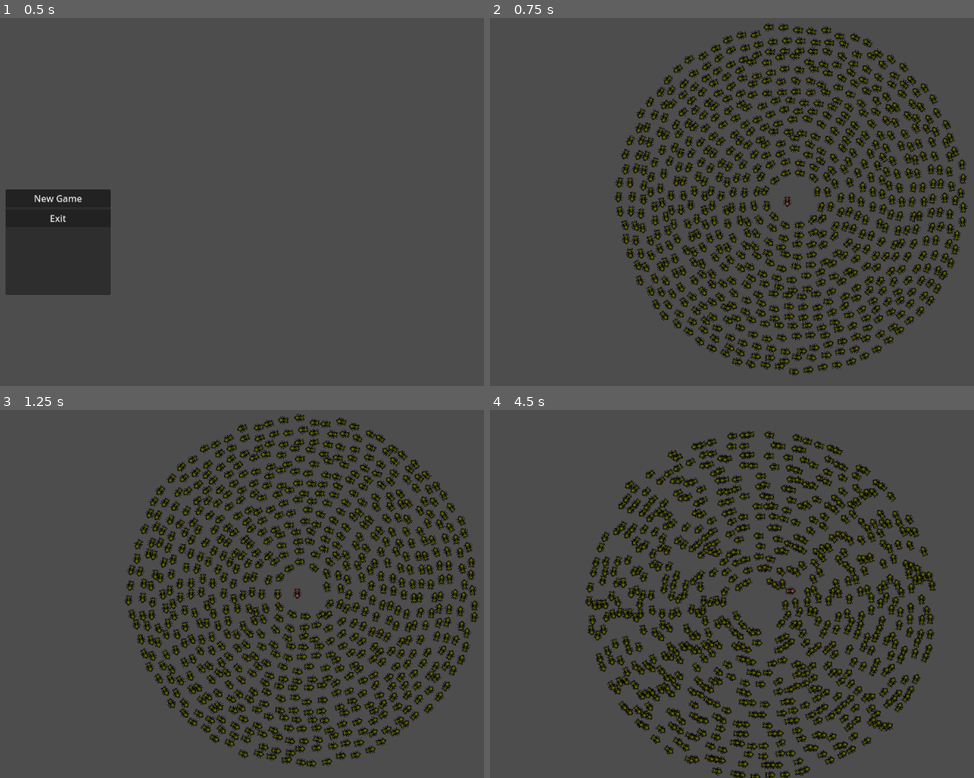
Above: before the commit, frames 1-4 (two rows, left to right).
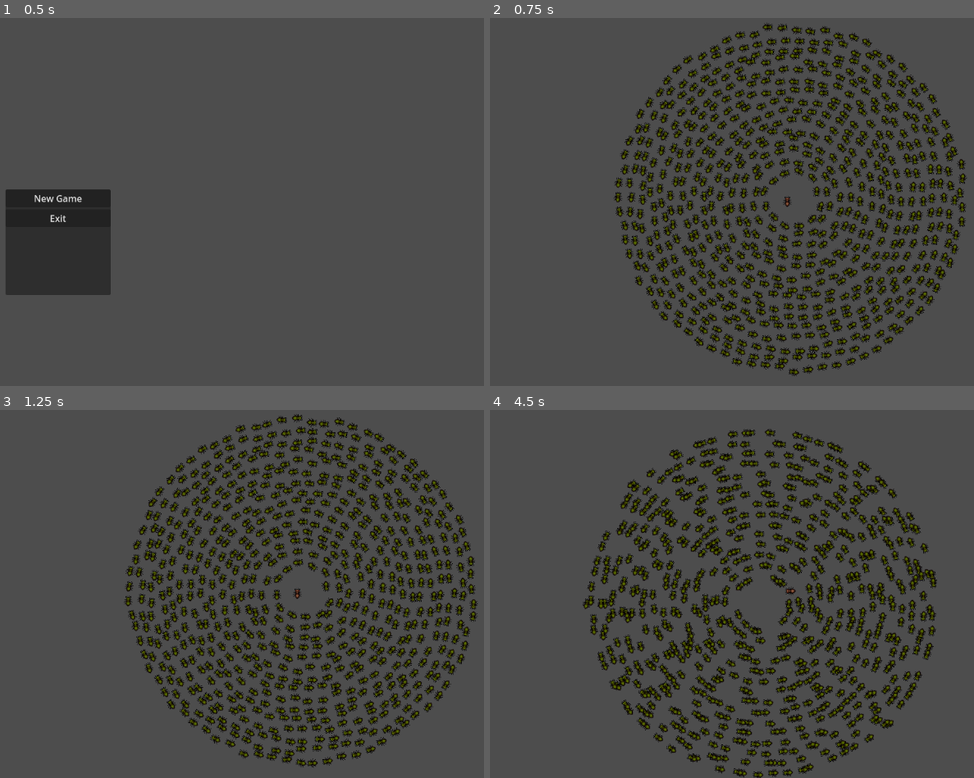
Above: after the commit, the same moments.

Repository: olferuk/gmtk-gamejam-2025
Game: Godot game, scene res://scenes/menus/main_menu.tscn
Same seed, same stepped clock (60 frames per second), same inputs: the game is played once before the commit and once after it.
Inputs:
- Up to frame 1 (0.5 s): no input
- Up to frame 2 (0.75 s): click "New Game" at 0.5 s
- Up to frame 3 (1.25 s): no input
- Up to frame 4 (4.5 s): hold Right (ui_right) 1.28-2.03 s; hold Down (ui_down) 2.03-2.78 s; hold Right (ui_right) 2.78-3.53 s; hold Up (ui_up) 3.53-4.28 s; hold Left (ui_left) from 4.28 s (still down)

Frame 1 is identical in both runs. In frame 2, 13% of the frame differs, in the area x 25-99%, y 1-98%; in frame 3, 16%; in frame 4, 21%, in the area x 19-93%, y 5-100%.

Commit message:
normalize enemies velocity to prevent  body shooting on collisions

Diff:
--- a/scenes/game_objects/enemy.tscn
+++ b/scenes/game_objects/enemy.tscn
@@ -52,8 +52,7 @@
 }]
 
 [sub_resource type="CapsuleShape2D" id="CapsuleShape2D_h21u6"]
-radius = 14.0
-height = 56.0
+height = 40.0
 
 [node name="Enemy" type="CharacterBody2D"]
 script = ExtResource("2_enemy_script")
--- a/src/enemy.gd
+++ b/src/enemy.gd
@@ -9,6 +9,7 @@
 @export var speed_variation: float = 0.3 # Speed randomness
 @export var player_repulsion_strength: float = 50.0 # How much ants avoid player
 @export var player_repulsion_radius: float = 80.0 # Repulsion distance
+@export var max_velocity: float = 200.0 # Maximum movement speed
 
 var animated_sprite: AnimatedSprite2D
 
@@ -95,8 +96,14 @@
 	var final_direction = (tangent_direction * 0.7 + movement_dir * 0.3).normalized()
 	animated_sprite.rotation = final_direction.angle() + PI / 2
 
-	# Move to target position smoothly
-	velocity = (target_pos - global_position) * 8.0
+	# Move to target position smoothly with limited speed
+	var desired_velocity = (target_pos - global_position) * 4.0 # Reduced from 8.0
+
+	# Limit maximum velocity to prevent "shooting" on collisions
+	if desired_velocity.length() > max_velocity:
+		desired_velocity = desired_velocity.normalized() * max_velocity
+
+	velocity = desired_velocity
 	move_and_slide()
 
 func _update_radius_wobble(delta: float):
